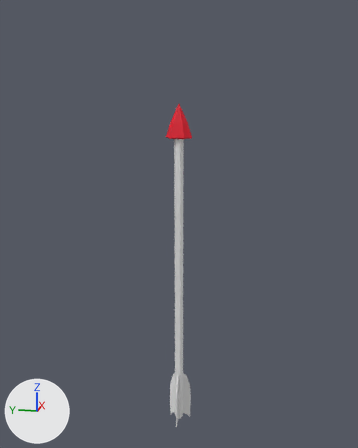
Before and after pictures for a commit that changed the Blender file Assets/Art/Models/Weapons/Arrow.blend.
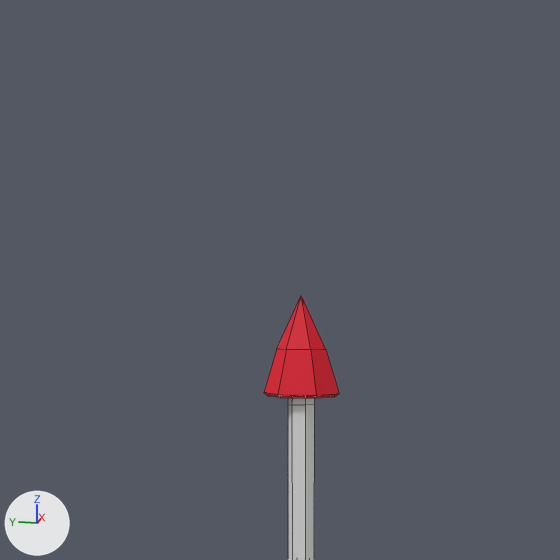
There are two pictures of each version: one whole from a 50 mm camera at (-0.857, -0.171, 0.145) aimed at (0.002, 0.0, -0.07), one close up on the part from 21% to 75% of the width and 0% to 44% of the height. Lighting does not change. The marker at lower left points along +X, +Y and +Z. The close-ups show mesh edges as thin lines.

Objects in the first close-up: 'Arrow'.
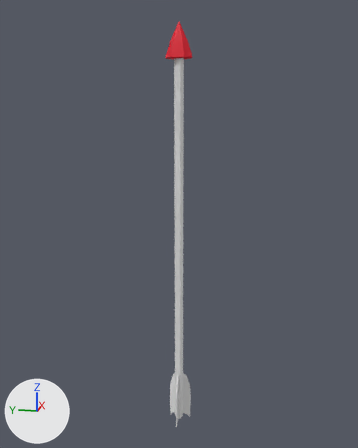
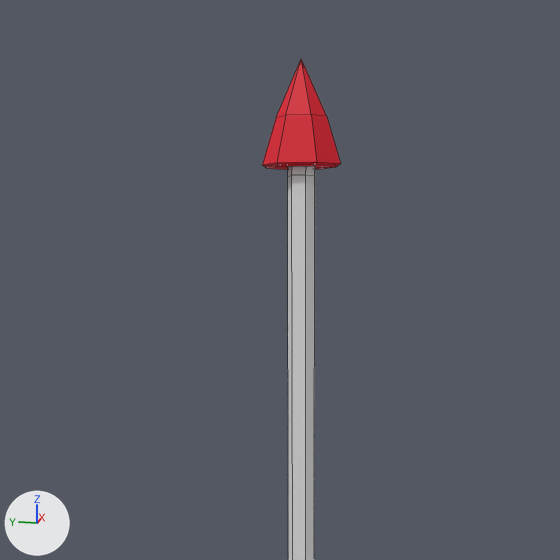
Diff of the bpy script that builds the scene:
```diff
--- a/Assets/Art/Models/Weapons/Arrow.blend.py
+++ b/Assets/Art/Models/Weapons/Arrow.blend.py
@@ me_cube_003 @@
 me_cube_003.from_pydata(...)  # 137 vertices, 130 faces; spans x -0.025..0.015, y -0.473..0.144, z -0.023..0.023
 # used by ob_arrow; location = (0.0, 0.0, 0.0); rotation_euler = (1.571, 0.0, 0.0), in degrees (90, 0, 0)
+# me_cube_003 part 1: the loose piece of 25 vertices spanning x -0.013..0.013, y 0.084..0.144, z -0.023..0.023 is moved by (0.0, 0.132, 0.0)
+# me_cube_003 part 2: all 12 vertices in x -0.007..0.007, y 0.079..0.101, z -0.008..0.008 are moved by (0.0, 0.132, 0.0)
 me_cube_003.materials.append(mat_material_001)
```

Where the change shows, as pixel boxes [x1, y1, x2, y2] in the close-ups (560 x 560 px; the box of a moved part takes in the faces that stretch with it):
'Arrow', reshaped
    before: [264, 296, 339, 560]
    after: [262, 59, 341, 560]
part 1 of me_cube_003, moved or reshaped
    before: [264, 296, 339, 398]
    after: [262, 59, 341, 170]
part 2 of me_cube_003, moved or reshaped
    before: [288, 398, 315, 560]
    after: [288, 166, 315, 560]
